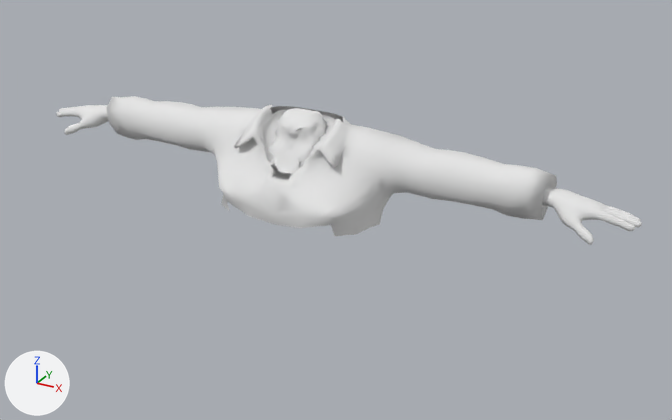
Before and after pictures for a commit that changed the Blender file Content/Player/Hands/Mesh/hand_creation_02.blend.
One viewpoint serves both versions: a 50 mm lens placed at (1.85, -2.87, 2.58), pointed at (0.22, 0.08, 1.1). The lights are fixed; the arrows at lower left show +X, +Y and +Z.

Script lines for the objects in view, before the commit:
```python
me_arms = bpy.data.meshes.new('Arms')
me_arms.from_pydata(...)  # 4098 vertices, 4076 faces; spans x -0.565..0.565, y -0.376..0.048, z 0.924..1.365
me_cowboy_base = bpy.data.meshes.new('Cowboy_base')
me_cowboy_base.from_pydata(...)  # 2295 vertices, 2252 faces; spans x -35.7..35.7, y -0.8..9.9, z 26.7..37.8
me_cowboy_base.materials.append(mat_material_001)  # white #e7e7e7
ob_arms = bpy.data.objects.new('Arms', me_arms)
ob_arms.location = (0.0, 0.0, 0.0)
ob_arms.hide_set(True)
ob_cowboy_base = bpy.data.objects.new('Cowboy_base', me_cowboy_base)
ob_cowboy_base.location = (0.0, 0.0, 0.0)
ob_cowboy_base.scale = (0.038, 0.038, 0.038)
```
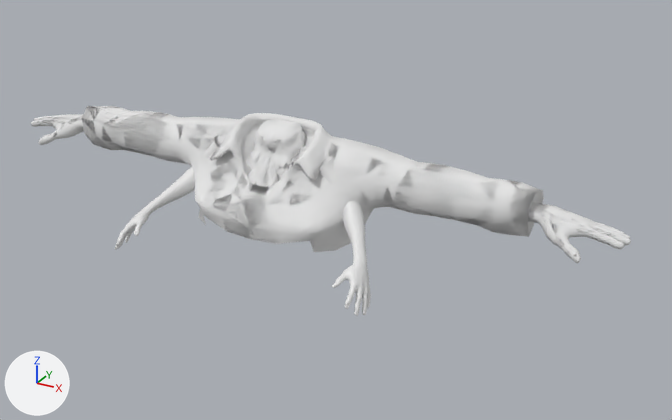
Pixel boxes [x1, y1, x2, y2] of what changed, in the pictures (672 x 420 px; the box of a moved part takes in the faces that stretch with it):
'Cowboy_base', reshaped, modifiers changed: before [56, 96, 642, 245]; after [31, 106, 631, 263]
'Arms', shown: after [114, 135, 371, 316]
part 1 of me_cowboy_base, moved or reshaped: before [542, 186, 642, 245]; after [31, 114, 626, 263]
part 2 of me_cowboy_base, moved or reshaped: before [56, 105, 109, 135]; after [31, 114, 631, 263]
part 3 of me_cowboy_base, rebuilt: before [106, 96, 557, 236]; after [81, 106, 544, 252]

The change in detail:
me_cowboy_base is used by ob_cowboy_base; location (0.0, 0.0, 0.0); scale (0.038, 0.038, 0.038).
me_cowboy_base had 2295 vertices, 2252 faces and spanned x -35.7..35.7, y -0.8..9.9, z 26.7..37.8.
me_cowboy_base now has 2303 vertices, 2266 faces and spans x -35.7..35.7, y -5.1..5.7, z 26.7..37.8.
me_cowboy_base part 1: the loose piece of 752 vertices spanning x 17.8..35.7, y 2.8..8.7, z 30.7..35.0 is moved by (0.0, -4.3, 0.0).
me_cowboy_base part 2: the loose piece of 752 vertices spanning x -35.7..-17.8, y 2.8..8.7, z 30.7..35.0 is moved by (0.0, -4.3, 0.0).
me_cowboy_base part 3: the loose piece of 791 vertices spanning x -27.0..27.0, y -0.8..9.9, z 26.7..37.8 is rebuilt with 799 vertices and now spans x -27.0..27.0, y -5.1..5.7, z 26.7..37.8.
Object 'Cowboy_base' (ob_cowboy_base) gains a MIRROR modifier named 'Mirror'.
Modifier setting: use_clip = True.
Object 'Arms' (ob_arms) is now shown.
